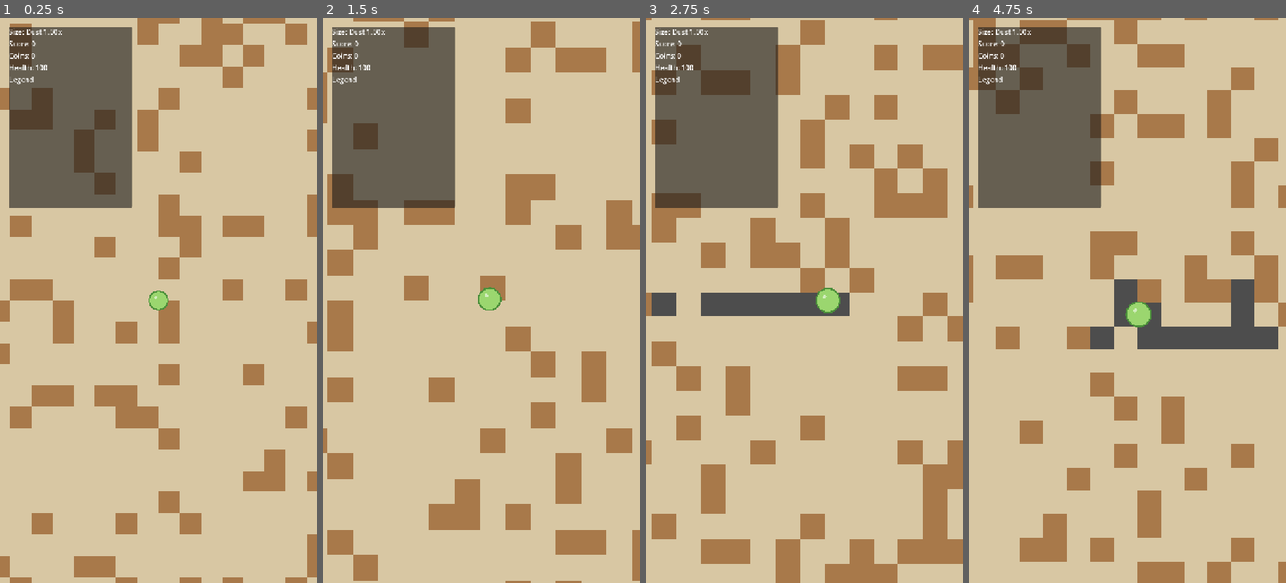
Above: before the commit, frames 1-4 (left to right).
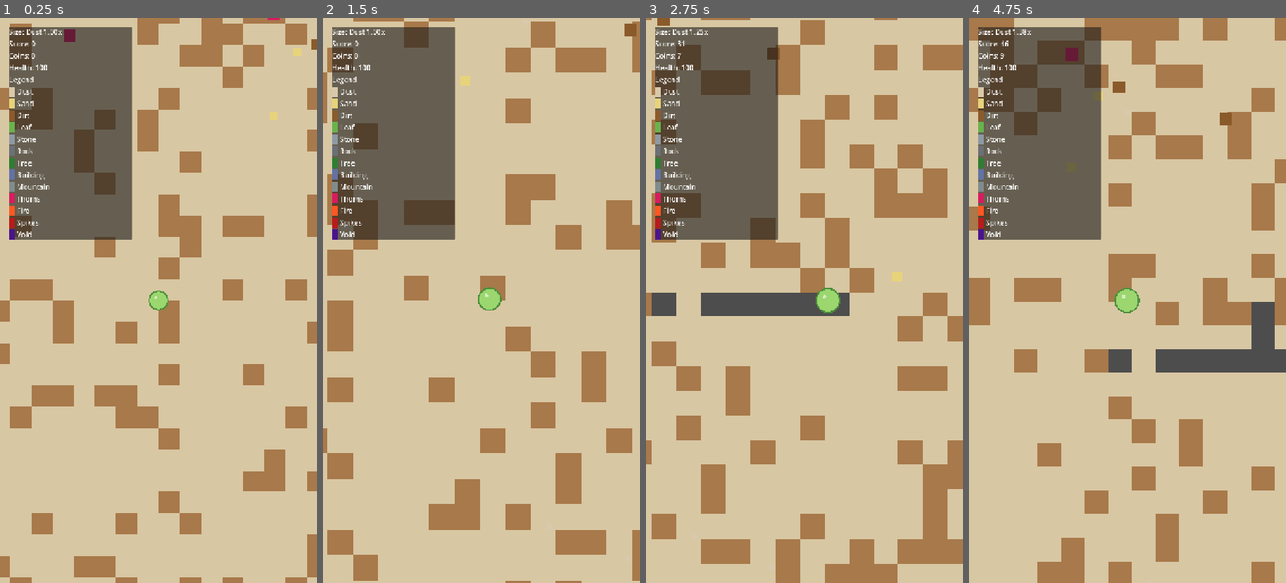
Above: after the commit, the same moments.

Repository: potatozepp/LetItRoll
Game: Godot game, scene res://scenes/Main.tscn
The game is run twice, just before and just after one commit, with the same random seed, the same clock (stepped at 60 frames per second) and the same inputs.
Inputs (mouse positions are in pixels of both pictures, inside the frame that each line leads up to):
- Up to frame 1 (0.25 s): no input
- Up to frame 2 (1.5 s): move the mouse to (551, 272) at 0.52 s; hold D (move_right) 0.53-1.25 s; click (551, 272) at 0.67 s; drag from (418, 328) to (510, 300) at 1.27 s
- Up to frame 3 (2.75 s): move the mouse to (836, 176) at 2.02 s; hold D (move_right) from 2.03 s (still down)
- Up to frame 4 (4.75 s): release D (move_right) at 2.75 s; drag from (1111, 413) to (1032, 215) at 2.77 s; move the mouse to (1222, 385) at 3.52 s; hold A (move_left) 3.53-4.25 s; drag from (1032, 215) to (1102, 300) at 4.27 s

The runs differ from the first frame. In frame 1, 3.0% of the frame differs, in the area x 2-100%, y 0-40%; in frame 2, 3.0%; in frame 3, 3.0%; in frame 4, 37%, in the area x 0-100%, y 0-100%.
Error before the commit: Parse Error: Cannot infer the type of "hazard" variable because the value doesn't have a set type. (res://scripts/world/WorldSpawner.gd:80)

Commit message:
fix error

Diff:
--- a/scripts/world/WorldSpawner.gd
+++ b/scripts/world/WorldSpawner.gd
@@ -77,7 +77,7 @@
 	var candidates := hazard_tiers.filter(func(tier: Dictionary) -> bool: return tier["size"] <= reachable_size)
 	if candidates.is_empty():
 		return hazard_tiers[0]
-	var hazard := candidates[rng.randi_range(0, candidates.size() - 1)].duplicate()
+	var hazard = candidates[rng.randi_range(0, candidates.size() - 1)].duplicate()
 	hazard["hazard"] = true
 	return hazard
 
